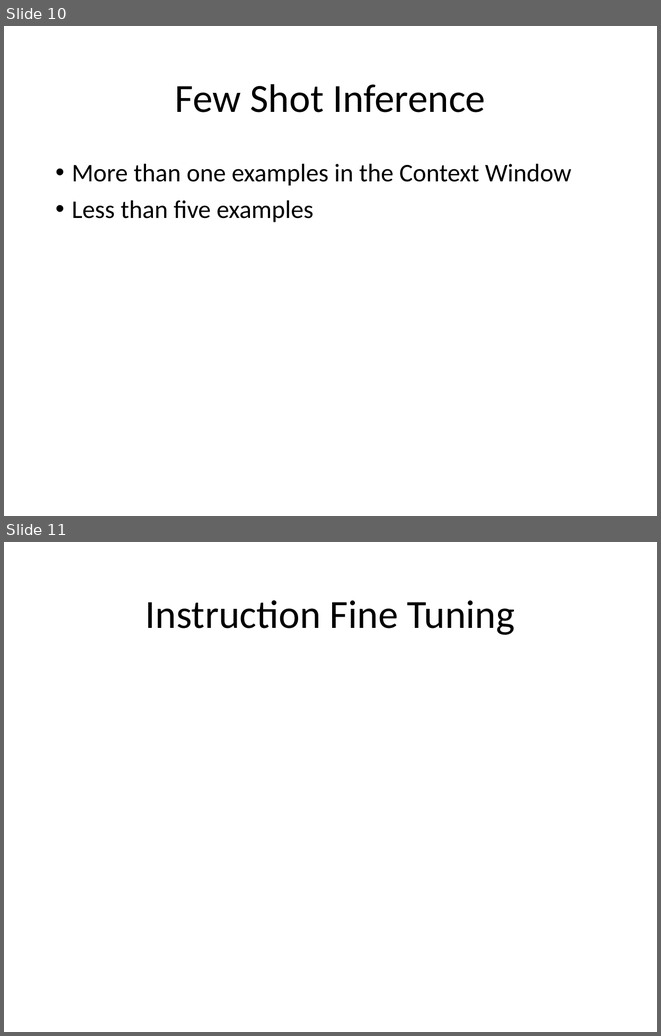
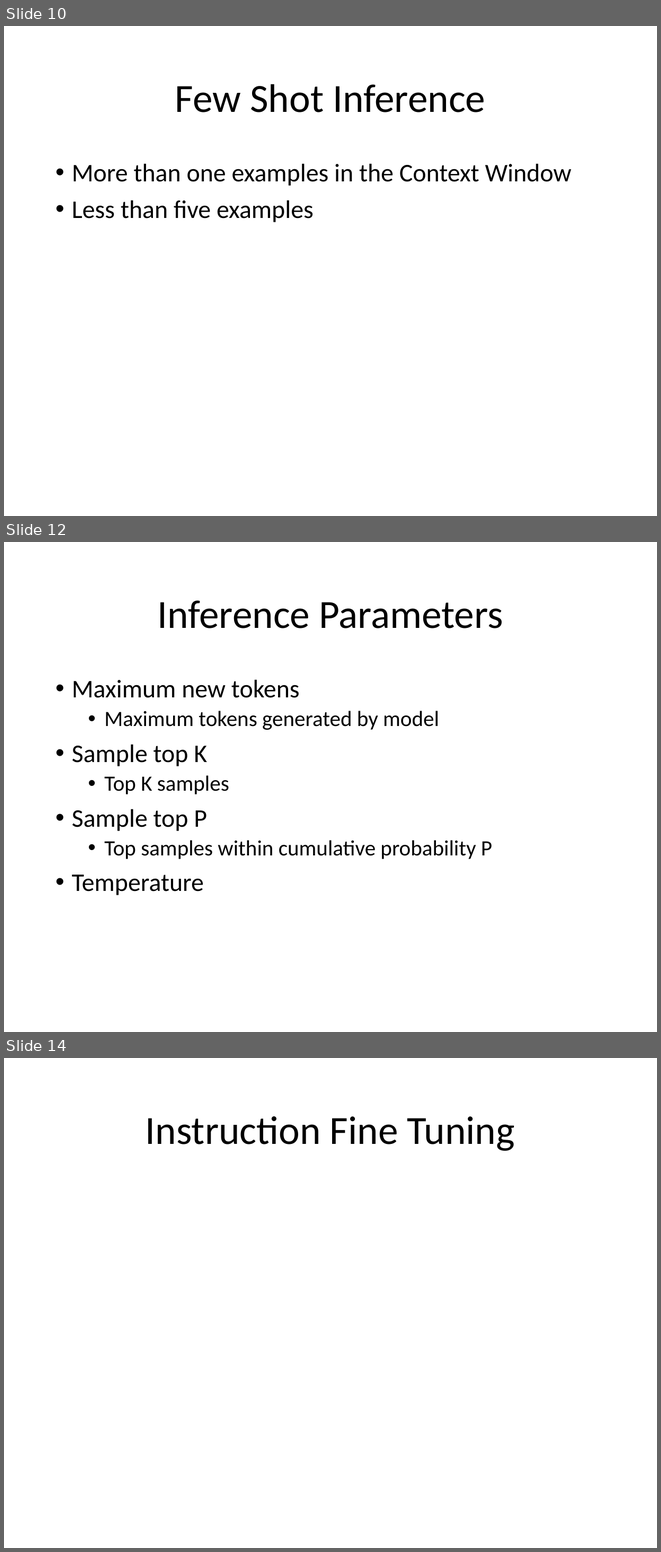
Before and after one commit to look4pritam/LargeLanguageModels, a slide deck: Presentations/LargeLanguageModels.pptx. Shown one above the other, each under a label of ours: slides 10 and 11 before the commit, slides 10, 12 and 14 after it; the slides between them are not shown. The pictures are 661x1036 and 661x1552 pixels, drawn with LibreOffice and Linux fonts; fonts in the diff are those of the drawing. Boxes give left, top, right and bottom in pixels: in the first picture for what was removed or moved away, otherwise in the second. Text is boxed around its words. In the diff, an @@ line names an element or a change of style, - is before the commit and + after.

```diff
--- a/Presentations/LargeLanguageModels.pptx
+++ b/Presentations/LargeLanguageModels.pptx
@@ slide 12 added at box(4, 542, 657, 1032), background #FFFFFF @@
@@ title added at box(157, 600, 503, 628), 44 pt, text #000000 @@
+Inference Parameters
@@ text added at box(72, 679, 492, 895), 24 pt, text #000000 @@
+• Maximum new tokens
+  • Maximum tokens generated by model
+• Sample top K
+  • Top K samples
+• Sample top P
+  • Top samples within cumulative probability P
+• Temperature
@@ what was slide 11 is now slide 14 @@
```
Also in this commit, not shown: 2 other slides added.
